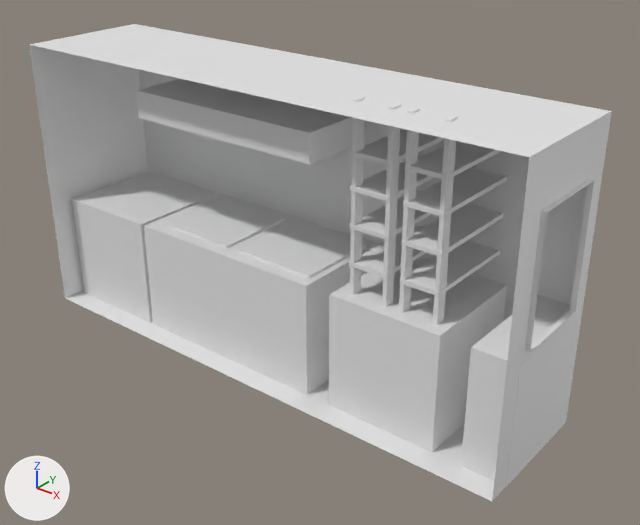
What one commit did to the glTF model bug-game/models/level_03.glb.
Rendered twice from a camera (50 mm lens) standing at (159.9, -127.9, 56.3) and looking at (54.9, 3.4, -25.1). The axes (+X, +Y, +Z) are drawn at lower left. The lights are the same throughout. Vertices at the same position are counted once.

The scene before the commit, as lines of its bpy script (objects in view):
```python
me_mesh_0 = bpy.data.meshes.new('Mesh_0')
me_mesh_0.from_pydata(...)  # 168 vertices, 252 faces; spans x -13.7..108.3, y -13.8..18.9, z -49.5..14.5
ob_level_03 = bpy.data.objects.new('LEVEL_03', me_mesh_0)
ob_level_03.location = (0.0, 0.0, 0.0)
```
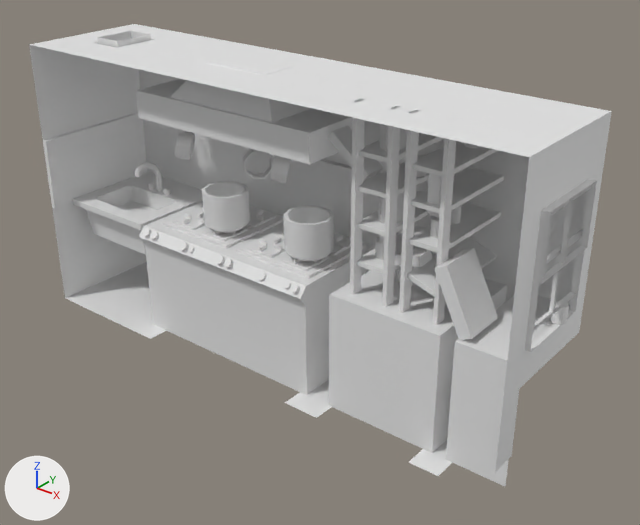
Boxes [x1, y1, x2, y2] around the edits, measured in the pictures (640 x 525 px):
'LEVEL_03', reshaped: before [29, 24, 612, 501]; after [29, 24, 612, 487]
part 1 of me_mesh_0, added: after [451, 205, 461, 224]
part 2 of me_mesh_0, added: after [375, 238, 384, 260]
part 3 of me_mesh_0, added: after [430, 216, 439, 239]
part 4 of me_mesh_0, added: after [426, 210, 440, 218]
part 5 of me_mesh_0, rebuilt (14% narrower, 7% shorter): before [349, 225, 427, 278]; after [357, 225, 424, 274]
part 6 of me_mesh_0, rebuilt (11% narrower, 7% shorter): before [401, 204, 504, 257]; after [409, 203, 501, 252]
part 7 of me_mesh_0, rebuilt: before [461, 295, 582, 487]; after [446, 295, 570, 487]
part 8 of me_mesh_0, rebuilt: before [433, 115, 458, 325]; after [433, 118, 458, 325]
part 9 of me_mesh_0, rebuilt (12% narrower, 8% shorter): before [350, 190, 431, 240]; after [357, 190, 428, 236]
part 10 of me_mesh_0, rebuilt (10% narrower, 6% shorter): before [403, 168, 507, 217]; after [411, 167, 504, 213]
part 11 of me_mesh_0, rebuilt: before [350, 155, 435, 201]; after [358, 162, 429, 198]
part 12 of me_mesh_0, rebuilt (9% narrower, 10% shorter): before [405, 141, 501, 180]; after [412, 141, 499, 176]
part 13 of me_mesh_0, rebuilt: before [399, 108, 420, 313]; after [399, 110, 420, 313]
part 14 of me_mesh_0, rebuilt (9% narrower, 16% shorter): before [351, 129, 444, 165]; after [359, 133, 444, 163]
part 15 of me_mesh_0, rebuilt (10% narrower): before [400, 241, 500, 297]; after [407, 237, 497, 296]
part 16 of me_mesh_0, built on: before [66, 151, 599, 501]; after [42, 28, 599, 476]

The change in detail:
me_mesh_0 is used by ob_level_03; location (0.0, 0.0, 0.0).
me_mesh_0 had 168 vertices, 252 faces and spanned x -13.7..108.3, y -13.8..18.9, z -49.5..14.5.
me_mesh_0 now has 1498 vertices, 2230 faces and spans x -13.7..108.9, y -13.8..16.4, z -49.5..15.3.
me_mesh_0 part 1: a new loose piece, a 6-sided cylinder along z spanning x 82.3..85.3, y 5.8..8.3, z -9.2..-5.8.
me_mesh_0 part 2: a new loose piece, a 6-sided cylinder along z spanning x 71.6..74.5, y -1.6..0.9, z -17.0..-13.5.
me_mesh_0 part 3: a new loose piece, a 6-sided cylinder along z spanning x 83.4..86.3, y -1.6..0.9, z -9.2..-5.8.
me_mesh_0 part 4: a new loose piece, a 6-sided cylinder along x spanning x 83.2..86.6, y -1.6..0.9, z -5.7..-2.8.
me_mesh_0 part 5: the loose piece of 8 vertices spanning x 69.4..77.8, y -6.0..18.9, z -17.9..-17.0 is rebuilt with 8 vertices and now spans x 69.8..77.4, y -5.0..16.4, z -17.8..-16.9.
me_mesh_0 part 6: the loose piece of 8 vertices spanning x 81.0..89.3, y -6.0..18.9, z -10.1..-9.2 is rebuilt with 8 vertices and now spans x 81.2..88.7, y -5.0..16.4, z -10.1..-9.2.
me_mesh_0 part 7: the loose piece of 8 vertices spanning x 97.9..107.3, y -8.7..16.2, z -49.5..-23.8 is rebuilt with 7 vertices and now spans x 94.7..107.1, y -8.7..16.2, z -49.5..-23.8.
me_mesh_0 part 8: the loose piece of 8 vertices spanning x 88.4..89.2, y -5.9..-3.5, z -45.8..14.5 is rebuilt with 8 vertices and now spans x 88.4..89.2, y -5.9..-3.5, z -23.8..14.1.
me_mesh_0 part 9: the loose piece of 8 vertices spanning x 69.4..77.8, y -6.0..18.9, z -10.1..-9.2 is rebuilt with 8 vertices and now spans x 69.8..77.4, y -5.0..16.4, z -10.1..-9.2.
me_mesh_0 part 10: the loose piece of 8 vertices spanning x 81.0..89.3, y -6.0..18.9, z -2.6..-1.7 is rebuilt with 8 vertices and now spans x 81.2..88.7, y -5.0..16.4, z -2.6..-1.7.
me_mesh_0 part 11: the loose piece of 8 vertices spanning x 69.4..77.8, y -6.0..18.9, z -2.6..-1.7 is rebuilt with 8 vertices and now spans x 69.8..77.4, y -5.0..16.4, z -2.6..-1.7.
me_mesh_0 part 12: the loose piece of 8 vertices spanning x 81.0..89.3, y -6.0..18.9, z 4.1..5.0 is rebuilt with 8 vertices and now spans x 81.2..88.7, y -5.0..16.4, z 4.1..5.0.
me_mesh_0 part 13: the loose piece of 8 vertices spanning x 81.0..81.9, y -5.9..-3.5, z -45.8..14.5 is rebuilt with 8 vertices and now spans x 81.0..81.9, y -5.9..-3.5, z -23.8..14.1.
me_mesh_0 part 14: the loose piece of 8 vertices spanning x 69.4..77.8, y -6.0..18.9, z 4.1..5.0 is rebuilt with 8 vertices and now spans x 69.8..77.4, y -5.0..16.4, z 4.1..5.0.
me_mesh_0 part 15: the loose piece of 8 vertices spanning x 81.0..89.3, y -6.0..18.9, z -17.9..-17.0 is rebuilt with 8 vertices and now spans x 81.4..88.8, y -5.0..16.4, z -19.1..-15.9.
me_mesh_0 part 16: 6 vertices removed from x -12.4..107.2, y -13.8..16.4, z -49.5..-49.3; 1253 vertices added at x -13.7..108.9, y -13.8..16.4, z -49.5..15.3.
